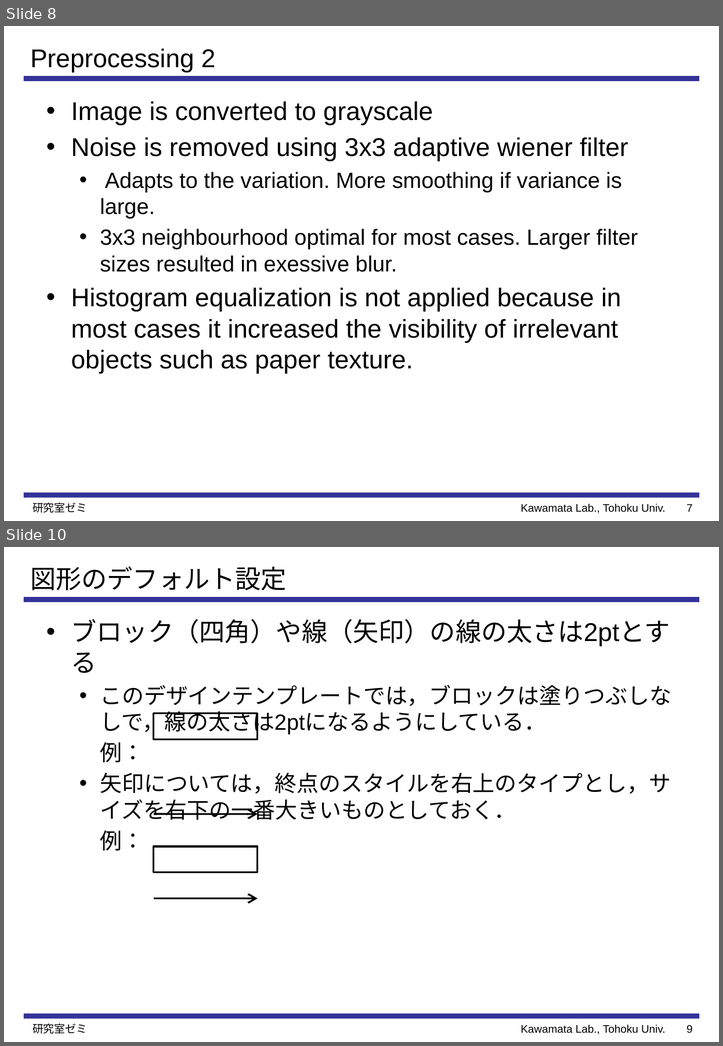
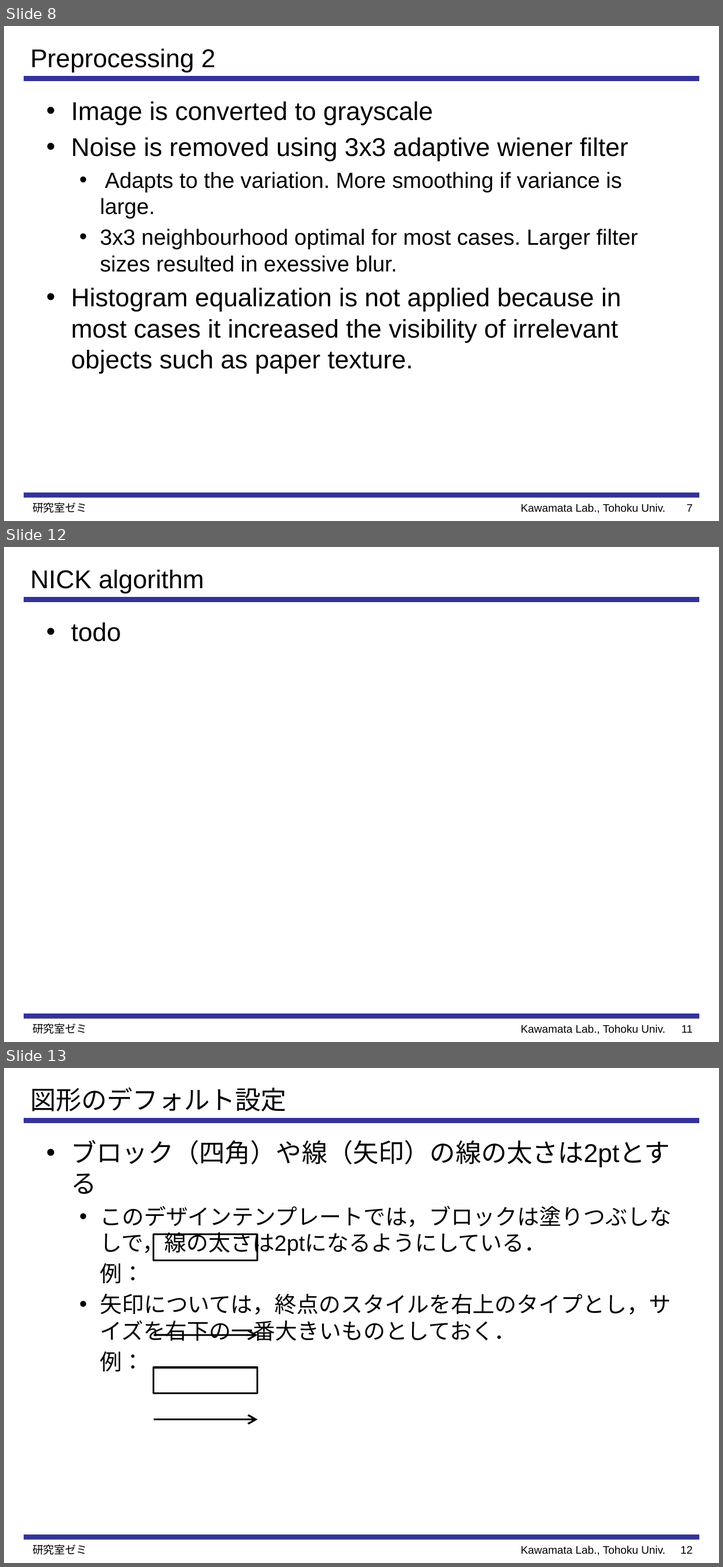
Before and after one commit to Perttu-/Handwriting-recognition, a slide deck: reports & presentations/Preprocessing and Feature Extraction for.pptx. Shown one above the other, each under a label of ours: slides 8 and 10 before the commit, slides 8, 12 and 13 after it; the slides between them are not shown. The pictures are 723x1046 and 723x1567 pixels, drawn with LibreOffice and Linux fonts; fonts in the diff are those of the drawing. Boxes give left, top, right and bottom in pixels: in the first picture for what was removed or moved away, otherwise in the second. Text is boxed around its words. In the diff, an @@ line names an element or a change of style, - is before the commit and + after.

```diff
--- a/reports & presentations/Preprocessing and Feature Extraction for.pptx
+++ b/reports & presentations/Preprocessing and Feature Extraction for.pptx
@@ slide 12 added at (4,547,719,1042), background #FFFFFF; not listed: 3 template elements that a slide beside it also shows @@
@@ title added at (30,570,204,593), 28 pt, text #000000 @@
+NICK algorithm
@@ text added at (71,622,121,642), 28 pt, text #000000 @@
+• todo
@@ text added at (32,1023,88,1034), 12 pt, text #000000 @@
+研究室ゼミ
@@ page number added at (681,1025,692,1032), 12 pt, text #000000 @@
+11
@@ what was slide 10 is now slide 13 @@
@@ page number at (680,1545,692,1553): text changed @@
-9
+12
```
Also in this commit, not shown: 2 slides changed, 2 other slides added, 33 other files.
